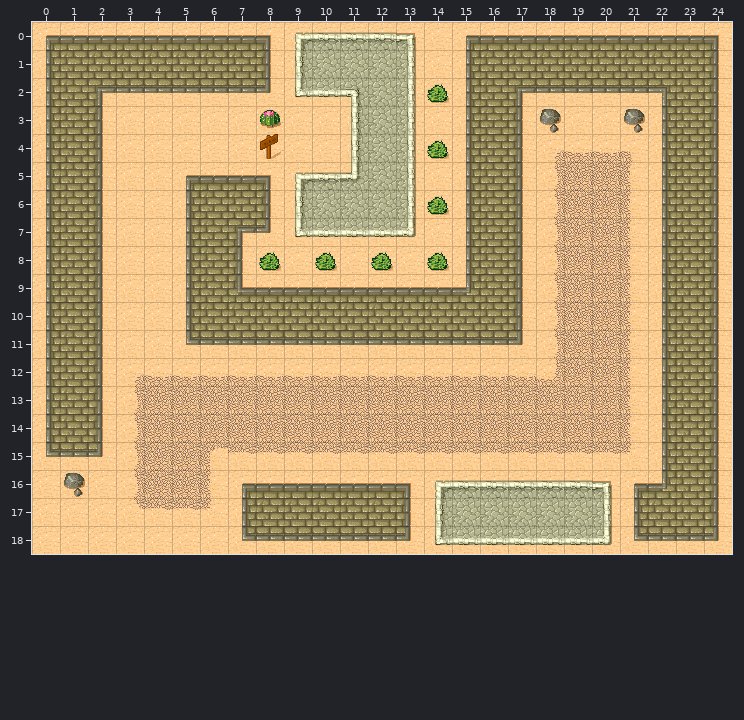
Two states of a Tiled map, PersonalityTest/tilesets/map.tmx. Above: the version before the commit.
Cells are 32x32 px. Shown: x 0..24, y 0..18.
And afterwards:
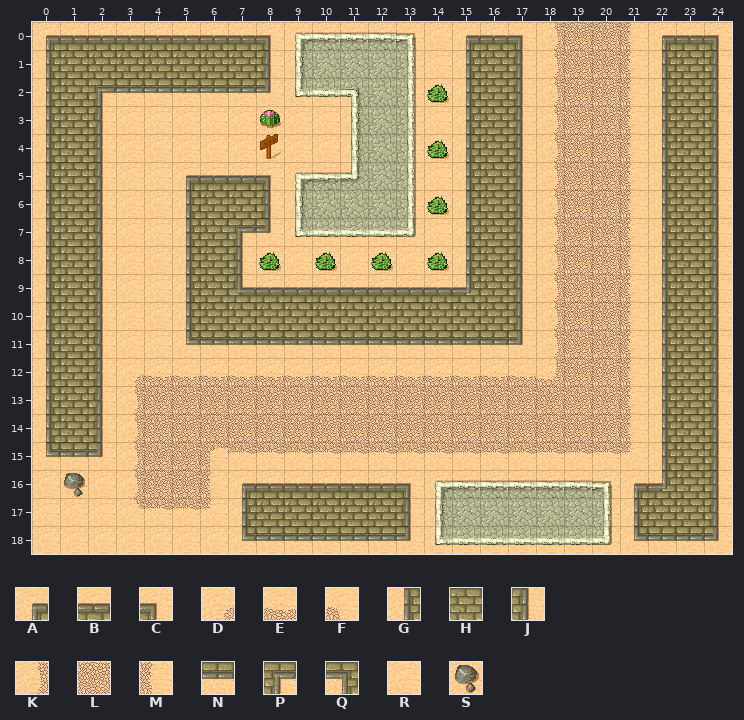
Key: from "tmw_desert_spacing": A 0, B 1, C 2, D 5, E 6, F 7, G 8, H 9, J 10, K 13, L 14, M 15, N 17, P 19, Q 20, R 29, S 31.
_ is an empty cell, . an unchanged one.
Diff:
--- layer "Tile Layer 1"
@@ x 17..22 @@
- 0 BBBBBB
- 1 HHHHHH
- 2 PNNNNQ
- 3 .SRRS.
- 4 .DEEF.
+ 0 CKLLMA
+ 1 JKLLMG
+ 2 JKLLMG
+ 3 .KLLM.
+ 4 .KLLM.
